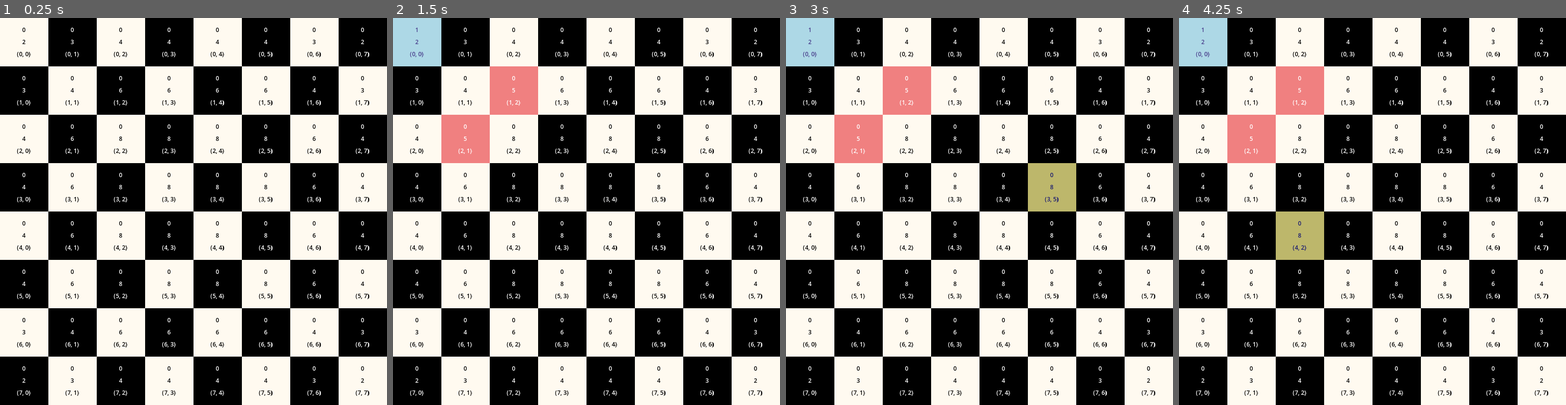
Above: before the commit, frames 1-4 (left to right).
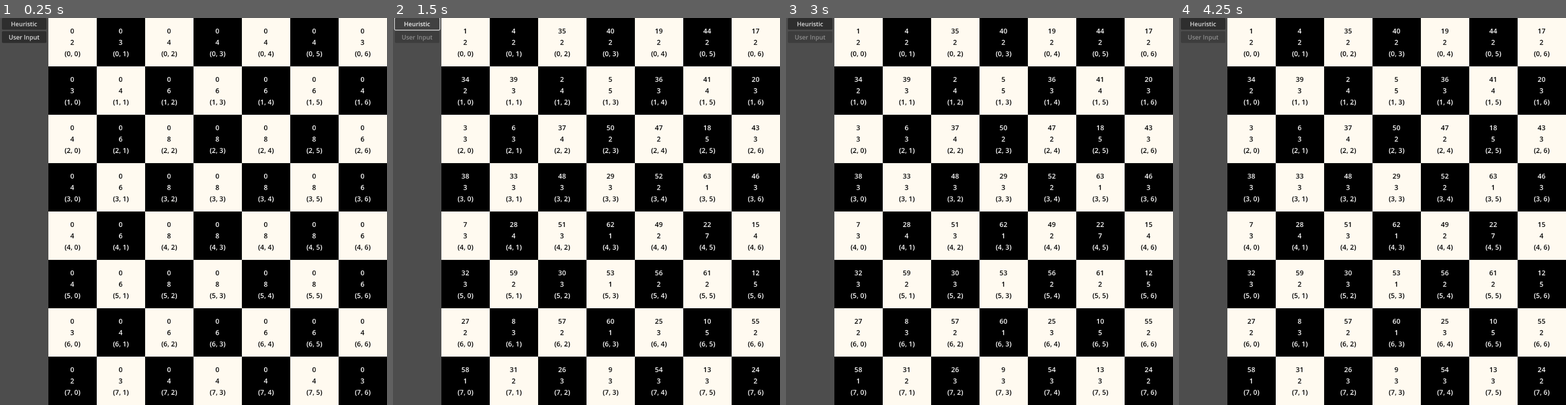
Above: after the commit, the same moments.

Repository: cgorrill-breck/KnightsApp
Game: Godot game, scene res://application.tscn
The game is run twice, just before and just after one commit, with the same random seed, the same clock (stepped at 60 frames per second) and the same inputs. Before the commit the project starts from res://board.tscn.
Inputs (mouse positions are in pixels of both pictures, inside the frame that each line leads up to):
- Up to frame 1 (0.25 s): no input
- Up to frame 2 (1.5 s): click (416, 25) at 0.5 s, where only the run after the commit has a clickable "Heuristic"; click (416, 25) at 1.25 s, where only the run after the commit has a clickable "Heuristic"
- Up to frame 3 (3 s): click (809, 25) at 2 s, where only the run after the commit has a clickable "Heuristic"; tap Enter at 2.75 s; move the mouse to (1064, 192) at 2.77 s; click (1064, 192) at 2.85 s
- Up to frame 4 (4.25 s): tap Space at 3.5 s; move the mouse to (1295, 230) at 3.52 s; click (1295, 230) at 3.6 s

The runs differ from the first frame. In frame 1, 99% of the frame differs, in the area x 0-100%, y 0-100%; in frame 2, 99%; in frame 3, 99%; in frame 4, 99%.

Commit message:
Added UI
Created an Application node to hold the board and UI control nodes.
Added buttons to run the heuristic approach and the user input approach.

Diff:
--- /dev/null
+++ b/application.tscn
@@ -0,0 +1,56 @@
+[gd_scene load_steps=3 format=3 uid="uid://d1qvh7ieaigeb"]
+
+[ext_resource type="Script" path="res://sub_viewport.gd" id="1_dyn1o"]
+[ext_resource type="PackedScene" uid="uid://kyawuc8xcho5" path="res://board.tscn" id="1_lw8qs"]
+
+[node name="Application" type="Node2D"]
+position = Vector2(99, 0)
+
+[node name="GUIcontainer" type="Control" parent="."]
+layout_mode = 3
+anchors_preset = 0
+offset_left = -98.0
+offset_right = 544.0
+offset_bottom = 509.0
+size_flags_horizontal = 0
+size_flags_vertical = 0
+
+[node name="HBoxContainer" type="HBoxContainer" parent="GUIcontainer"]
+layout_mode = 1
+offset_right = 4.0
+
+[node name="Control" type="Control" parent="GUIcontainer/HBoxContainer"]
+layout_mode = 2
+
+[node name="SubViewportContainer" type="SubViewportContainer" parent="GUIcontainer/HBoxContainer/Control"]
+layout_mode = 0
+offset_left = 127.0
+offset_right = 639.0
+offset_bottom = 512.0
+
+[node name="SubViewport" type="SubViewport" parent="GUIcontainer/HBoxContainer/Control/SubViewportContainer"]
+handle_input_locally = false
+size_2d_override_stretch = true
+render_target_update_mode = 4
+script = ExtResource("1_dyn1o")
+board_scene = ExtResource("1_lw8qs")
+
+[node name="Control2" type="Control" parent="GUIcontainer/HBoxContainer"]
+layout_mode = 2
+
+[node name="VBoxContainer" type="VBoxContainer" parent="GUIcontainer/HBoxContainer/Control2"]
+layout_mode = 1
+offset_right = 118.0
+offset_bottom = 66.0
+
+[node name="Heuristic" type="Button" parent="GUIcontainer/HBoxContainer/Control2/VBoxContainer"]
+layout_mode = 2
+text = "Heuristic"
+
+[node name="UserInput" type="Button" parent="GUIcontainer/HBoxContainer/Control2/VBoxContainer"]
+layout_mode = 2
+text = "User Input
+"
+
+[connection signal="pressed" from="GUIcontainer/HBoxContainer/Control2/VBoxContainer/Heuristic" to="GUIcontainer/HBoxContainer/Control/SubViewportContainer/SubViewport" method="_on_heuristic_pressed"]
+[connection signal="pressed" from="GUIcontainer/HBoxContainer/Control2/VBoxContainer/UserInput" to="GUIcontainer/HBoxContainer/Control/SubViewportContainer/SubViewport" method="_on_user_input_pressed"]
--- a/board.gd
+++ b/board.gd
@@ -1,13 +1,16 @@
 extends Node2D
+class_name Board
 const NUM_ROWS = 8
 const NUM_COLS = 8
-const TILE_SIZE:= 64
+const TILE_SIZE:= 128
 ## Properties
 var square_grid: Array = []  # 2D array for grid
 var previous_squares: Array = []
 @export var square: PackedScene  # Assigned in the inspector
 @export var board_model_resource : BoardModel
 var active_square: Square
+var heuristic_state = false
+var user_input_state = false
 
 ## Called when the node enters the scene tree
 func _ready() -> void:
@@ -26,17 +29,24 @@
 
 ## Handle user input
 func _process(delta: float) -> void:
-	if not Input.is_action_just_pressed("left_mouse_button"):
-		return
-	if not active_square:
-		return
-	if board_model_resource.get_move_counter() > 1:
-		if square_in_previous(active_square):
+	if user_input_state:
+		if not Input.is_action_just_pressed("left_mouse_button"):
+			return
+		if not active_square:
+			return
+		if board_model_resource.get_move_counter() > 1:
+			if square_in_previous(active_square):
+				handle_square_click()
+				update_access_values()
+		else:
 			handle_square_click()
 			update_access_values()
-	else:
-		handle_square_click()
-		update_access_values()
+	if heuristic_state:
+		if Input.is_action_just_pressed("left_mouse_button") and !board_model_resource.tour_complete:
+			var mouse_vector : Vector2i = get_local_mouse_position()
+			var square_selected = Vector2i(int(mouse_vector.y / TILE_SIZE), int(mouse_vector.x / TILE_SIZE))
+			print("Clicked on: " + str(square_selected))
+			handle_heuristic_tour(square_selected)
 
 func square_in_previous(square: Square):
 	var pos : Vector2i = square.get_square_model().get_grid_position()
@@ -51,6 +61,7 @@
 		var row: Array = []
 		for j in range(cols):
 			var new_square: Square = square.instantiate()
+			new_square.size = Vector2i(TILE_SIZE, TILE_SIZE)
 			new_square.set_grid_position(Vector2i(j,i))#+++++++++THIS MAY BE AN ISSUE++++++++++++++
 			add_child(new_square)  # Must be added before modifying position
 			new_square.position = Vector2(i * TILE_SIZE, j * TILE_SIZE)  # Set position
--- a/project.godot
+++ b/project.godot
@@ -11,17 +11,17 @@
 [application]
 
 config/name="KnightsTour"
-run/main_scene="res://board.tscn"
+run/main_scene="res://application.tscn"
 config/features=PackedStringArray("4.3", "Mobile")
 config/icon="res://icon.svg"
 
 [display]
 
-window/size/viewport_width=512
-window/size/viewport_height=512
+window/size/viewport_width=1024
+window/size/viewport_height=1024
 window/size/window_width_override=1024
 window/size/window_height_override=1024
-window/stretch/mode="canvas_items"
+window/stretch/mode="viewport"
 
 [input]
 
--- a/square.tscn
+++ b/square.tscn
@@ -24,21 +24,21 @@
 [node name="MoveNumberLabel" type="Label" parent="labelHolder"]
 layout_mode = 2
 theme_override_colors/font_color = Color(0, 0, 0, 1)
-theme_override_font_sizes/font_size = 8
+theme_override_font_sizes/font_size = 18
 text = "0"
 horizontal_alignment = 1
 
 [node name="AccessValueLabel" type="Label" parent="labelHolder"]
 layout_mode = 2
 theme_override_colors/font_color = Color(0, 0, 0, 1)
-theme_override_font_sizes/font_size = 8
+theme_override_font_sizes/font_size = 18
 text = "0"
 horizontal_alignment = 1
 vertical_alignment = 1
 
 [node name="PositionLabel" type="Label" parent="labelHolder"]
 layout_mode = 2
-theme_override_font_sizes/font_size = 8
+theme_override_font_sizes/font_size = 18
 text = "test"
 horizontal_alignment = 1
 
--- /dev/null
+++ b/sub_viewport.gd
@@ -0,0 +1,31 @@
+extends SubViewport
+@export var board_scene : PackedScene
+@onready var sub_viewport: SubViewport = $"."
+@onready var heuristic: Button = $"../../../Control2/VBoxContainer/Heuristic"
+@onready var user_input: Button = $"../../../Control2/VBoxContainer/UserInput"
+
+var board : Board
+# Called when the node enters the scene tree for the first time.
+func _ready() -> void:
+	var new_board: Board = board_scene.instantiate()
+	add_child(new_board)
+	board = sub_viewport.get_child(0)
+	size = Vector2i(board.TILE_SIZE * 8, board.TILE_SIZE * 8)
+	pass # Replace with function body.
+
+
+# Called every frame. 'delta' is the elapsed time since the previous frame.
+func _process(delta: float) -> void:
+	pass
+
+
+func _on_heuristic_pressed() -> void:
+	board.heuristic_state = true
+	board.user_input_state = false
+	user_input.disabled = true
+
+
+func _on_user_input_pressed() -> void:
+	board.heuristic_state = false
+	board.user_input_state = true
+	heuristic.disabled = true
